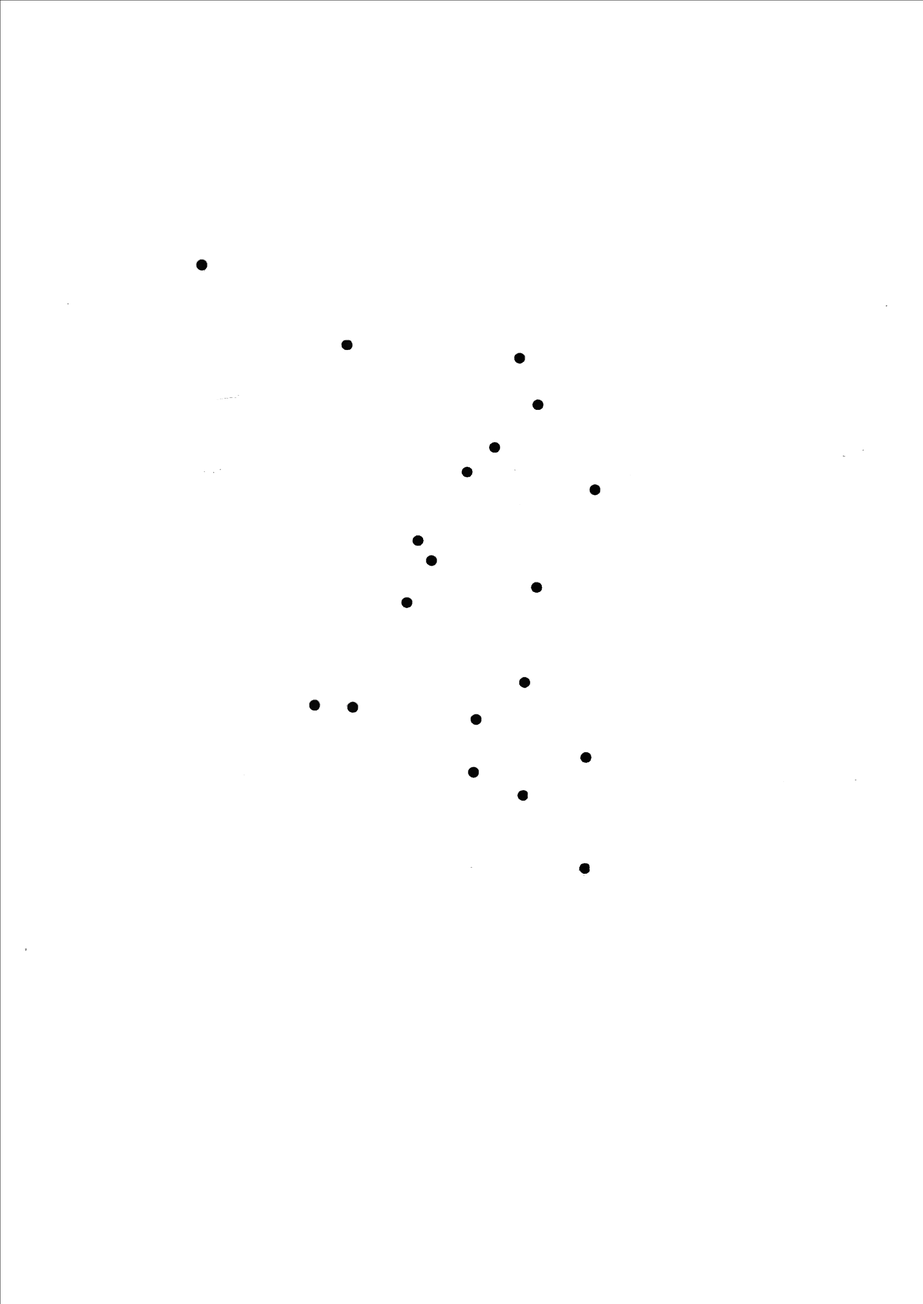
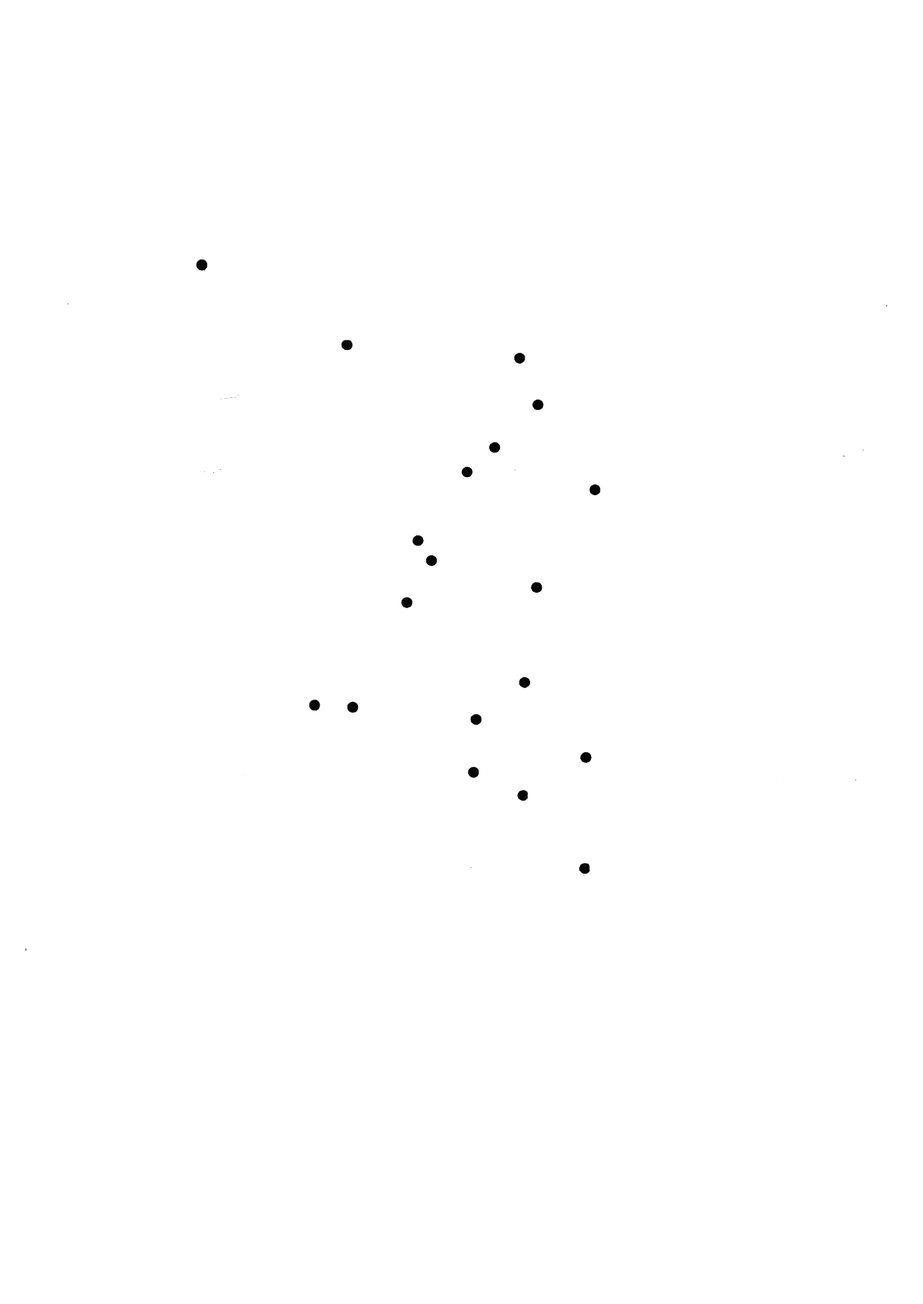
Comparing the layer stacks of the two 923×1304 images. Changes:
hid "Rettangolo 1" over (0, 0, 923, 1304)
